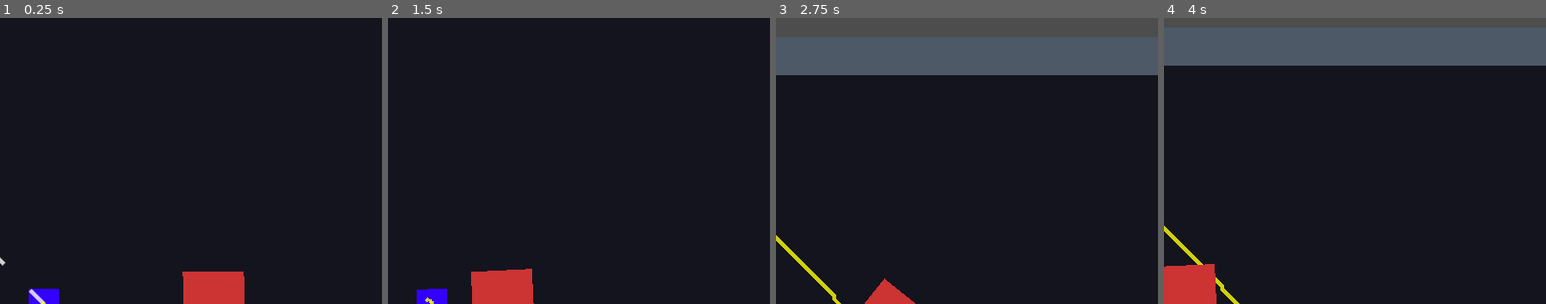
Above: before the commit, frames 1-4 (left to right).
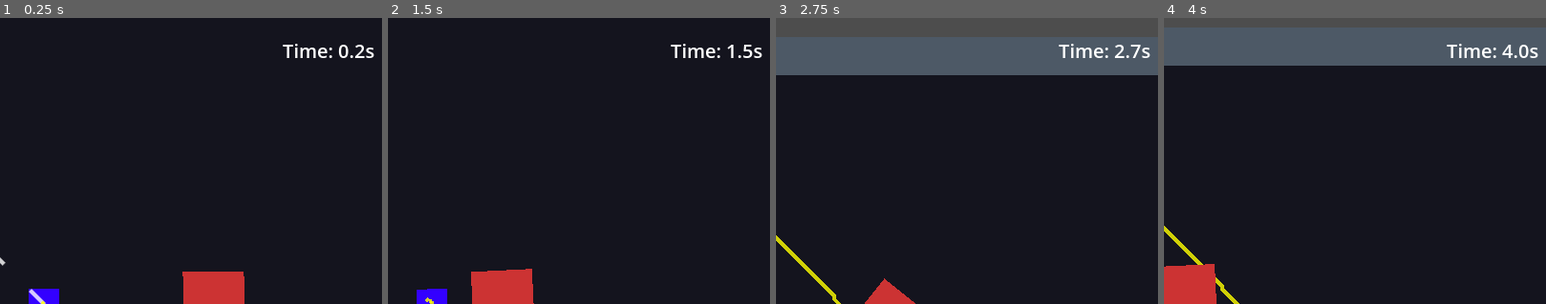
Above: after the commit, the same moments.

Repository: sdotyxz/temporal-echo
Game: Godot game, scene res://scenes/game.tscn
Same seed, same stepped clock (60 frames per second), same inputs: the game is played once before the commit and once after it.
Inputs (mouse positions are % of the whole screen's width and height, from its top left):
- Up to frame 1 (0.25 s): no input
- Up to frame 2 (1.5 s): move the mouse to (72, 45) at 0.52 s; hold D (move_right) 0.53-1.28 s; right-click (72, 45) at 0.6 s; move the mouse to (30, 55) at 1.27 s; hold S (move_down) from 1.28 s (still down); click (30, 55) at 1.35 s
- Up to frame 3 (2.75 s): move the mouse to (60, 28) at 2.02 s; release S (move_down) at 2.03 s; hold D (move_right) from 2.03 s (still down); right-click (60, 28) at 2.1 s
- Up to frame 4 (4 s): move the mouse to (45, 70) at 2.77 s; release D (move_right) at 2.78 s; hold W (move_up) 2.78-3.53 s; click (45, 70) at 2.85 s; move the mouse to (80, 65) at 3.52 s; hold A (move_left) from 3.53 s (still down); right-click (80, 65) at 3.6 s
The pictures show only the part of the screen within x 44-94%, y 0-50%; the shares and areas given below are measured in that part.

The runs differ from the first frame. In frame 1, 0.5% of the frame differs, in the area x 74-98%, y 9-14%; in frame 2, 0.4%; in frame 3, 0.4%; in frame 4, 0.5%.

Commit message:
feat: 3.3 win/lose conditions - victory/game over screens, restart
- Add GameManager with game state tracking
- Add victory screen with timer display
- Add game over screen with timer display
- Add R key restart functionality
- Connect player/boss death to trigger game over/victory

Diff:
--- a/project.godot
+++ b/project.godot
@@ -62,6 +62,11 @@
 "events": [Object(InputEventKey,"resource_local_to_scene":false,"resource_name":"","device":-1,"window_id":0,"alt_press …(191 unchanged characters)…
 ]
 }
+restart={
+"deadzone": 0.5,
+"events": [Object(InputEventKey,"resource_local_to_scene":false,"resource_name":"","device":-1,"window_id":0,"alt_pressed":false,"shift_pressed":false,"ctrl_pressed":false,"meta_pressed":false,"pressed":false,"keycode":0,"physical_keycode":82,"key_label":0,"unicode":114,"location":0,"echo":false,"script":null)
+]
+}
 
 [layer_names]
 
--- a/scenes/game.tscn
+++ b/scenes/game.tscn
@@ -5,6 +5,7 @@
 [ext_resource type="Script" path="res://src/trail_drawer.gd" id="3_trail"]
 [ext_resource type="Script" path="res://src/trajectory_preview.gd" id="4_trajectory"]
 [ext_resource type="PackedScene" uid="uid://boss1" path="res://scenes/boss.tscn" id="5_boss"]
+[ext_resource type="Script" path="res://src/game_manager.gd" id="6_manager"]
 
 [sub_resource type="RectangleShape2D" id="RectangleShape2D_wall_h"]
 size = Vector2(900, 40)
@@ -110,6 +111,10 @@
 position = Vector2(600, 300)
 player = NodePath("../Player")
 
+[node name="GameManager" type="Node" parent="."]
+process_mode = 3
+script = ExtResource("6_manager")
+
 [node name="UI" type="CanvasLayer" parent="."]
 
 [node name="TestInfo" type="Label" parent="UI"]
--- a/src/boss.gd
+++ b/src/boss.gd
@@ -163,6 +163,14 @@
 func _die():
 	is_dead = true
 	print("☠️ Boss 被击败!")
+
+	# 触发胜利
+	var game_manager = get_node_or_null("/root/Game/GameManager")
+	if game_manager:
+		game_manager.trigger_victory()
+	else:
+		print("⚠️ 未找到游戏管理器")
+
 	queue_free()
 
 func get_hp() -> int:
--- /dev/null
+++ b/src/game_manager.gd
@@ -0,0 +1,156 @@
+extends Node
+
+enum GameState { PLAYING, VICTORY, GAME_OVER }
+
+var state: GameState = GameState.PLAYING
+var game_timer: float = 0.0
+
+@onready var victory_screen: Control
+@onready var game_over_screen: Control
+@onready var game_timer_label: Label
+
+func _ready():
+	print("🎮 游戏管理器启动")
+	_create_ui()
+
+func _process(delta: float) -> void:
+	if state == GameState.PLAYING:
+		game_timer += delta
+		_update_timer_display()
+
+func _create_ui():
+	# 胜利画面
+	victory_screen = _create_screen("VictoryScreen", Color(0, 0.5, 0, 0.8))
+	var victory_text = Label.new()
+	victory_text.text = "🎉 VICTORY! 🎉"
+	victory_text.add_theme_font_size_override("font_size", 48)
+	victory_text.horizontal_alignment = HORIZONTAL_ALIGNMENT_CENTER
+	victory_text.vertical_alignment = VERTICAL_ALIGNMENT_CENTER
+	victory_text.size = Vector2(800, 200)
+	victory_text.position = Vector2(0, 150)
+	victory_screen.add_child(victory_text)
+
+	var victory_subtext = Label.new()
+	victory_subtext.name = "VictorySubtext"
+	victory_subtext.text = "Boss Defeated!"
+	victory_subtext.add_theme_font_size_override("font_size", 24)
+	victory_subtext.horizontal_alignment = HORIZONTAL_ALIGNMENT_CENTER
+	victory_subtext.size = Vector2(800, 50)
+	victory_subtext.position = Vector2(0, 280)
+	victory_screen.add_child(victory_subtext)
+
+	var restart_text_v = Label.new()
+	restart_text_v.text = "Press R to Restart"
+	restart_text_v.add_theme_font_size_override("font_size", 20)
+	restart_text_v.horizontal_alignment = HORIZONTAL_ALIGNMENT_CENTER
+	restart_text_v.size = Vector2(800, 50)
+	restart_text_v.position = Vector2(0, 350)
+	victory_screen.add_child(restart_text_v)
+
+	# 游戏结束画面
+	game_over_screen = _create_screen("GameOverScreen", Color(0.5, 0, 0, 0.8))
+	var game_over_text = Label.new()
+	game_over_text.text = "💀 GAME OVER 💀"
+	game_over_text.add_theme_font_size_override("font_size", 48)
+	game_over_text.horizontal_alignment = HORIZONTAL_ALIGNMENT_CENTER
+	game_over_text.vertical_alignment = VERTICAL_ALIGNMENT_CENTER
+	game_over_text.size = Vector2(800, 200)
+	game_over_text.position = Vector2(0, 150)
+	game_over_screen.add_child(game_over_text)
+
+	var game_over_subtext = Label.new()
+	game_over_subtext.text = "You Died"
+	game_over_subtext.add_theme_font_size_override("font_size", 24)
+	game_over_subtext.horizontal_alignment = HORIZONTAL_ALIGNMENT_CENTER
+	game_over_subtext.size = Vector2(800, 50)
+	game_over_subtext.position = Vector2(0, 280)
+	game_over_screen.add_child(game_over_subtext)
+
+	var restart_text_g = Label.new()
+	restart_text_g.text = "Press R to Restart"
+	restart_text_g.add_theme_font_size_override("font_size", 20)
+	restart_text_g.horizontal_alignment = HORIZONTAL_ALIGNMENT_CENTER
+	restart_text_g.size = Vector2(800, 50)
+	restart_text_g.position = Vector2(0, 350)
+	game_over_screen.add_child(restart_text_g)
+
+	# 计时器
+	var canvas = CanvasLayer.new()
+	canvas.name = "GameTimerLayer"
+	add_child(canvas)
+
+	game_timer_label = Label.new()
+	game_timer_label.name = "GameTimer"
+	game_timer_label.text = "Time: 0.0s"
+	game_timer_label.add_theme_font_size_override("font_size", 20)
+	game_timer_label.position = Vector2(650, 20)
+	canvas.add_child(game_timer_label)
+
+func _create_screen(name: String, color: Color) -> Control:
+	var screen = Control.new()
+	screen.name = name
+	screen.visible = false
+	screen.size = Vector2(800, 600)
+
+	var bg = ColorRect.new()
+	bg.name = "Background"
+	bg.color = color
+	bg.size = Vector2(800, 600)
+	screen.add_child(bg)
+
+	add_child(screen)
+	return screen
+
+func _update_timer_display():
+	if game_timer_label:
+		game_timer_label.text = "Time: %.1fs" % game_timer
+
+func trigger_victory() -> void:
+	if state != GameState.PLAYING:
+		return
+
+	state = GameState.VICTORY
+	print("🎉 胜利！游戏时间: %.2f秒" % game_timer)
+
+	# 更新胜利画面上的时间
+	var subtext = victory_screen.get_node_or_null("VictorySubtext")
+	if subtext:
+		subtext.text = "Boss Defeated in %.2f seconds!" % game_timer
+
+	victory_screen.visible = true
+
+	# 停止游戏
+	get_tree().paused = true
+
+func trigger_game_over() -> void:
+	if state != GameState.PLAYING:
+		return
+
+	state = GameState.GAME_OVER
+	print("💀 游戏结束！存活时间: %.2f秒" % game_timer)
+
+	game_over_screen.visible = true
+
+	# 停止游戏
+	get_tree().paused = true
+
+func restart_game() -> void:
+	print("🔄 重新开始游戏")
+
+	# 重置状态
+	state = GameState.PLAYING
+	game_timer = 0.0
+
+	# 隐藏画面
+	victory_screen.visible = false
+	game_over_screen.visible = false
+
+	# 恢复游戏
+	get_tree().paused = false
+
+	# 重新加载当前场景
+	get_tree().reload_current_scene()
+
+func _input(event: InputEvent) -> void:
+	if event.is_action_pressed("restart"):
+		restart_game()
--- a/src/player.gd
+++ b/src/player.gd
@@ -260,6 +260,13 @@
 func _die():
 	is_dead = true
 	print("☠️ 玩家死亡!")
+
+	# 触发游戏结束
+	var game_manager = get_node_or_null("/root/Game/GameManager")
+	if game_manager:
+		game_manager.trigger_game_over()
+	else:
+		print("⚠️ 未找到游戏管理器")
 	# 可以在这里添加游戏结束逻辑
 	# queue_free()
 
Not shown, changed: openspec/changes/core-gameplay/tasks.md
